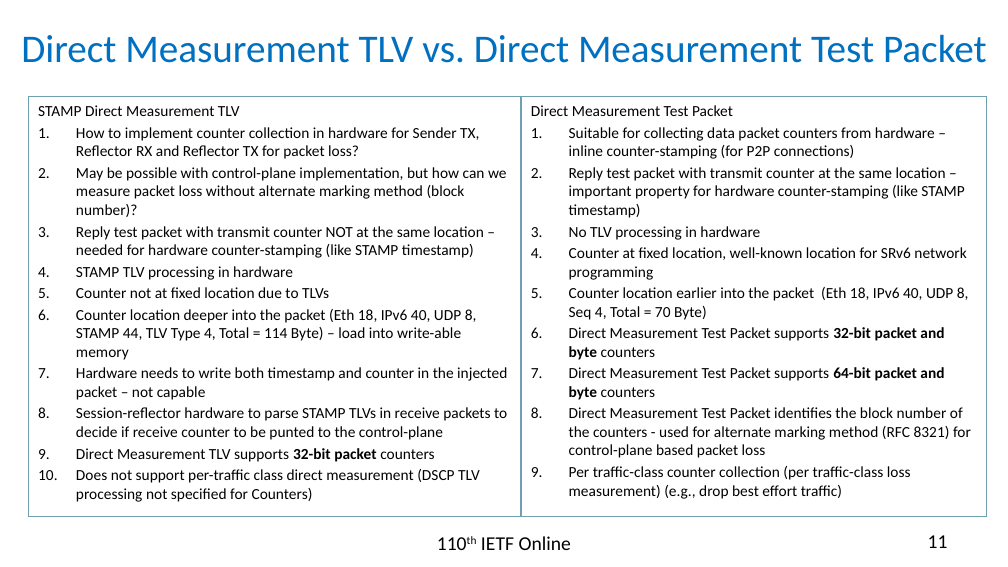
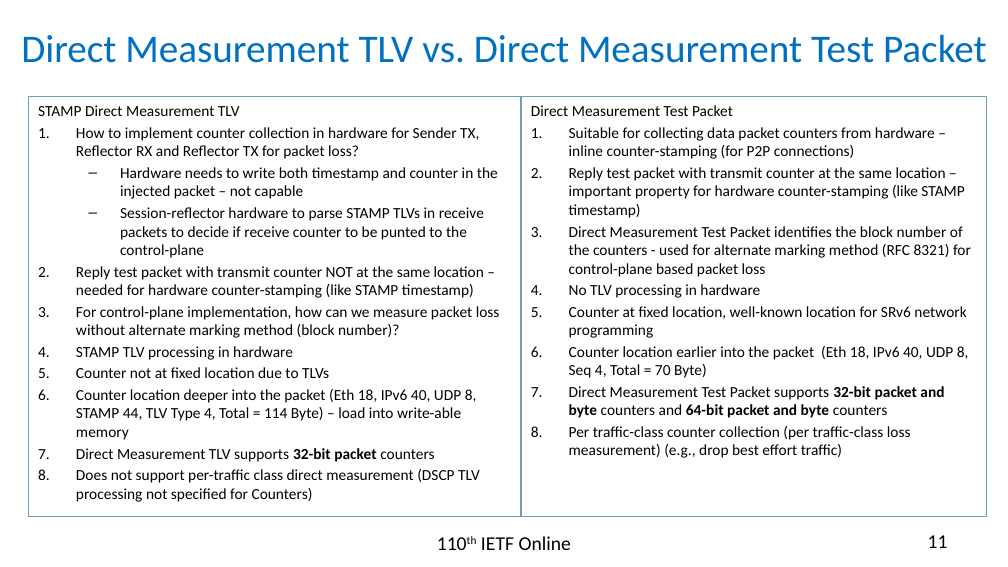
Before and after one commit to rakgandhi/ietf-slides, a slide deck: slide 11 of draft-gandhi-ippm-stamp-srpm-01.pptx. Drawn at 1008x567 pixels with LibreOffice and Linux fonts; fonts in the diff are those of the drawing. Boxes give left, top, right and bottom in pixels: in the first picture for what was removed or moved away, otherwise in the second. Text is boxed around its words. In the diff, an @@ line names an element or a change of style, - is before the commit and + after.

```diff
--- a/draft-gandhi-ippm-stamp-srpm-01.pptx
+++ b/draft-gandhi-ippm-stamp-srpm-01.pptx
@@ text at <box>120,167,498,258</box>: text changed @@
-2. May be possible with control-plane implementation, but how can we measure packet loss without alternate marking method (block number)?
+  – Hardware needs to write both timestamp and counter in the injected packet – not capable
+  – Session-reflector hardware to parse STAMP TLVs in receive packets to decide if receive counter to be punted to the control-plane
@@ text in rectangle at <box>569,226,971,277</box>: paragraph added @@
+3. Direct Measurement Test Packet identifies the block number of the counters - used for alternate marking method (RFC 8321) for control-plane based packet loss
@@ text at <box>76,306,500,338</box>: paragraph added @@
+3. For control-plane implementation, how can we measure packet loss without alternate marking method (block number)?
@@ text at <box>76,367,507,440</box>: paragraphs removed @@
-7. Hardware needs to write both timestamp and counter in the injected packet – not capable
-8. Session-reflector hardware to parse STAMP TLVs in receive packets to decide if receive counter to be punted to the control-plane
@@ text in rectangle at <box>569,386,944,418</box>: text changed @@
-6. Direct Measurement Test Packet supports 32-bit packet and byte counters
-7. Direct Measurement Test Packet supports 64-bit packet and byte counters
-8. Direct Measurement Test Packet identifies the block number of the counters - used for alternate marking method (RFC 8321) for control-plane based packet loss
+7. Direct Measurement Test Packet supports 32-bit packet and byte counters and 64-bit packet and byte counters
```
Also in this commit, not shown: 1 slide added, 2 other files.
